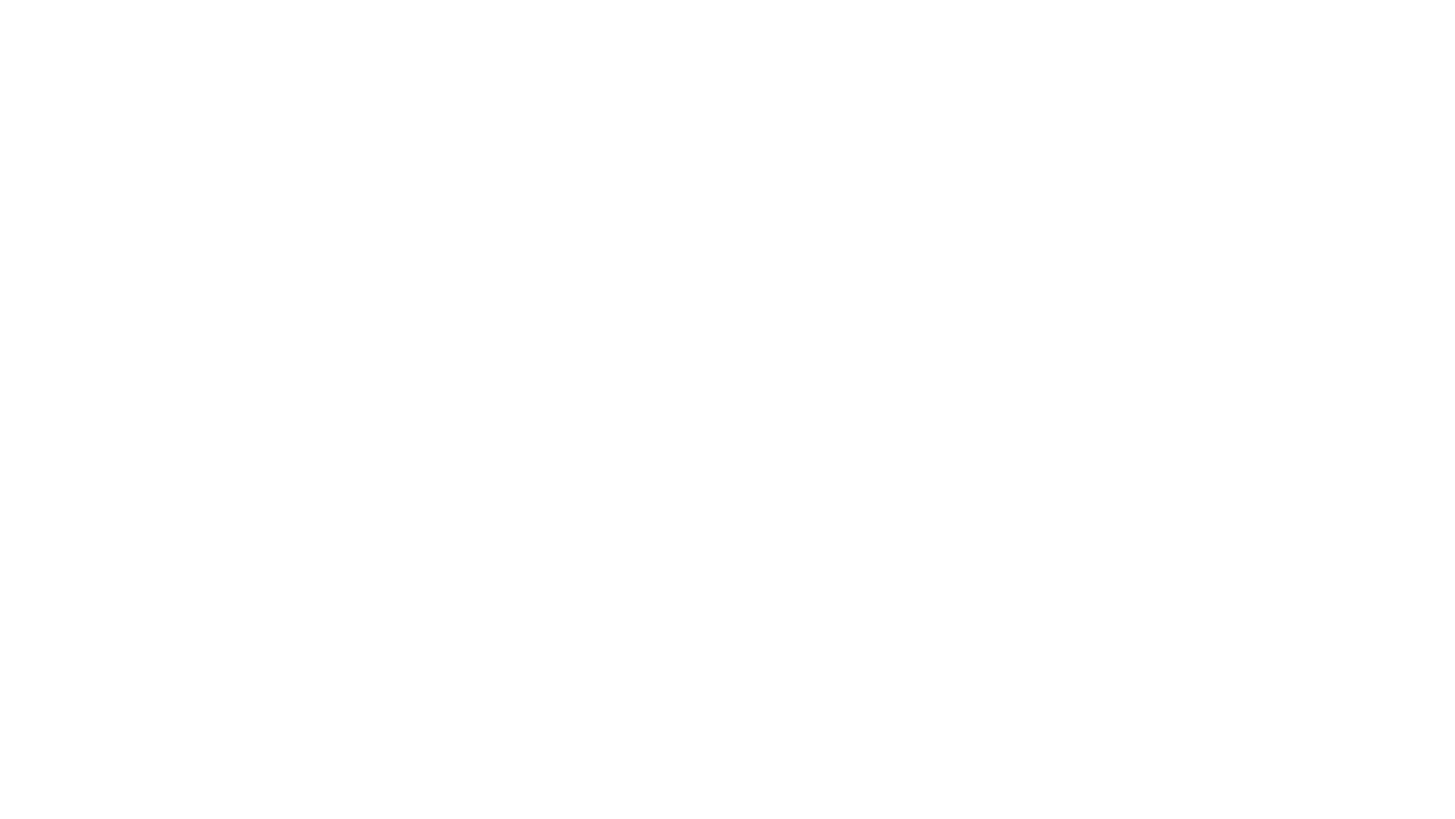
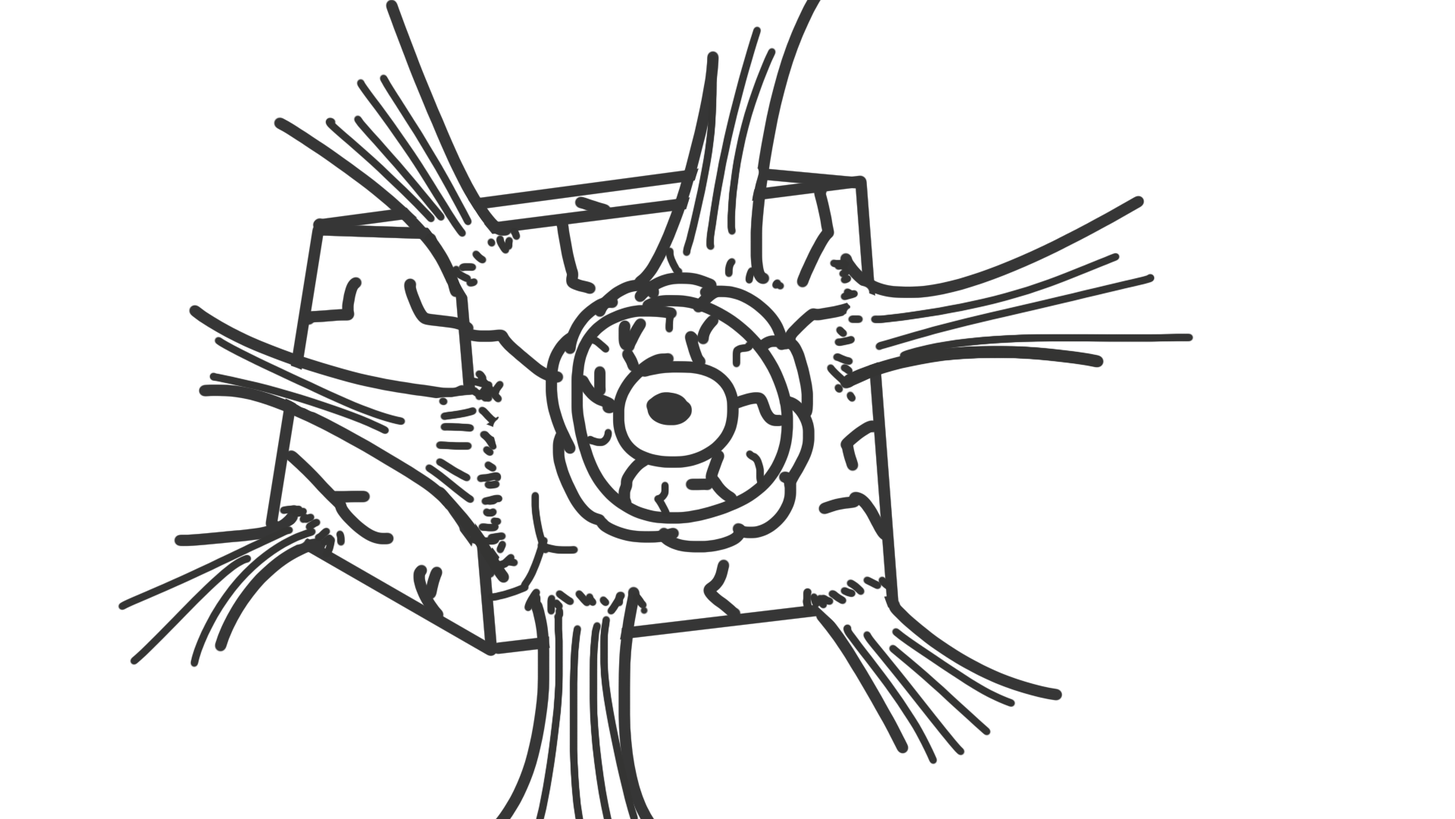
Revision of a layered 1455 × 819 image; what changed, layer by layer:
showed "Capa 0" over [117,0,1195,819]
